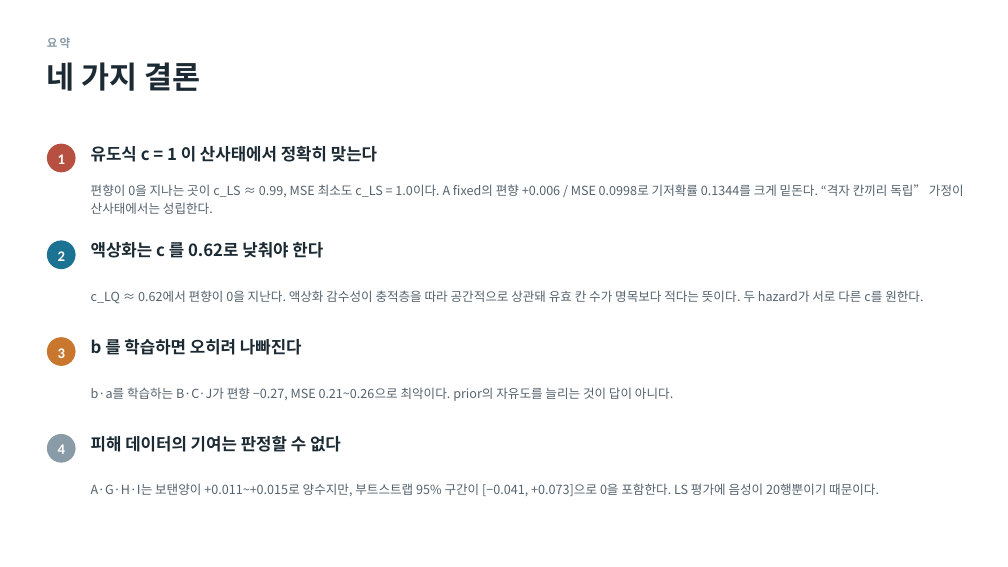
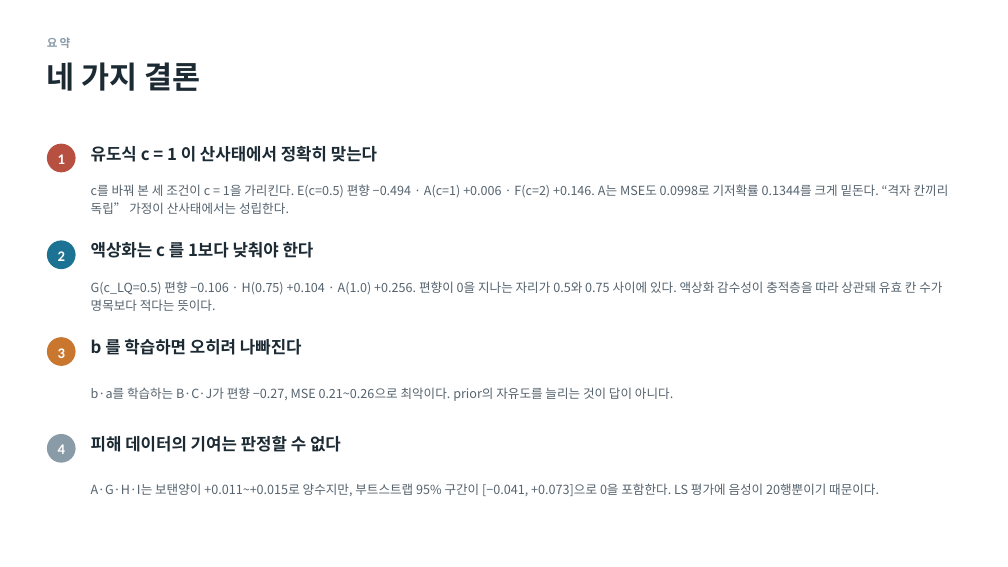
Before and after one commit to minji1217/pilotA-minji, a slide deck: slide 2 of docs/후속실험3_발표.pptx. Drawn at 1008x567 pixels with LibreOffice and Linux fonts; fonts in the diff are those of the drawing. Boxes give left, top, right and bottom in pixels: in the first picture for what was removed or moved away, otherwise in the second. Text is boxed around its words. In the diff, an @@ line names an element or a change of style, - is before the commit and + after.

```diff
--- a/docs/후속실험3_발표.pptx
+++ b/docs/후속실험3_발표.pptx
@@ text at bbox=[91, 184, 949, 214]: text changed @@
-편향이 0을 지나는 곳이 c_LS ≈ 0.99, MSE 최소도 c_LS = 1.0이다. A fixed의 편향 +0.006 / MSE 0.0998로 기저확률 0.1344를 크게 밑돈다. “격자 칸끼리 독립” 가정이 산사태에서는 성립한다.
+c를 바꿔 본 세 조건이 c = 1을 가리킨다. E(c=0.5) 편향 −0.494 · A(c=1) +0.006 · F(c=2) +0.146. A는 MSE도 0.0998로 기저확률 0.1344를 크게 밑돈다. “격자 칸끼리 독립” 가정이 산사태에서는 성립한다.
@@ text at bbox=[91, 239, 314, 261]: text changed @@
-액상화는 c 를 0.62로 낮춰야 한다
+액상화는 c 를 1보다 낮춰야 한다
@@ text at bbox=[91, 281, 942, 311]: text changed @@
-c_LQ ≈ 0.62에서 편향이 0을 지난다. 액상화 감수성이 충적층을 따라 공간적으로 상관돼 유효 칸 수가 명목보다 적다는 뜻이다. 두 hazard가 서로 다른 c를 원한다.
+G(c_LQ=0.5) 편향 −0.106 · H(0.75) +0.104 · A(1.0) +0.256. 편향이 0을 지나는 자리가 0.5와 0.75 사이에 있다. 액상화 감수성이 충적층을 따라 상관돼 유효 칸 수가 명목보다 적다는 뜻이다.
```
Also in this commit, not shown: 13 other slides changed, 5 slides removed, 11 other files.
